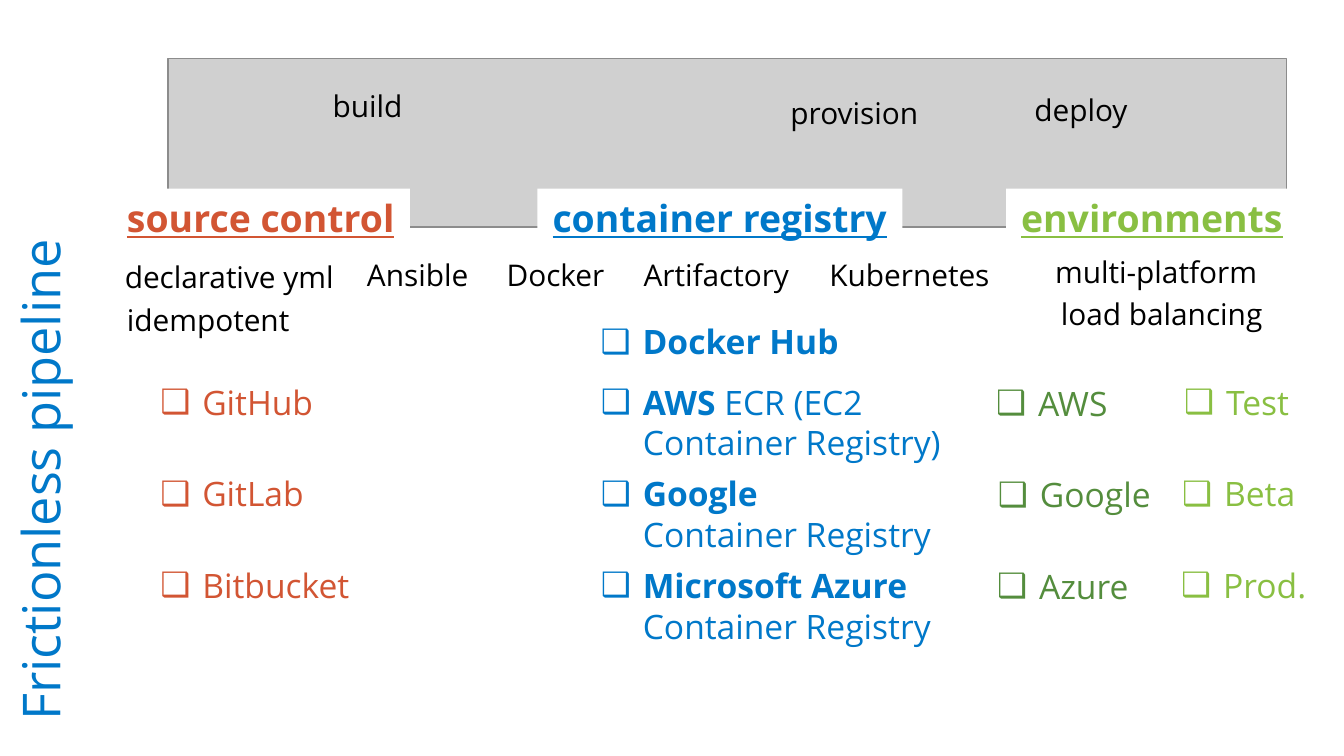
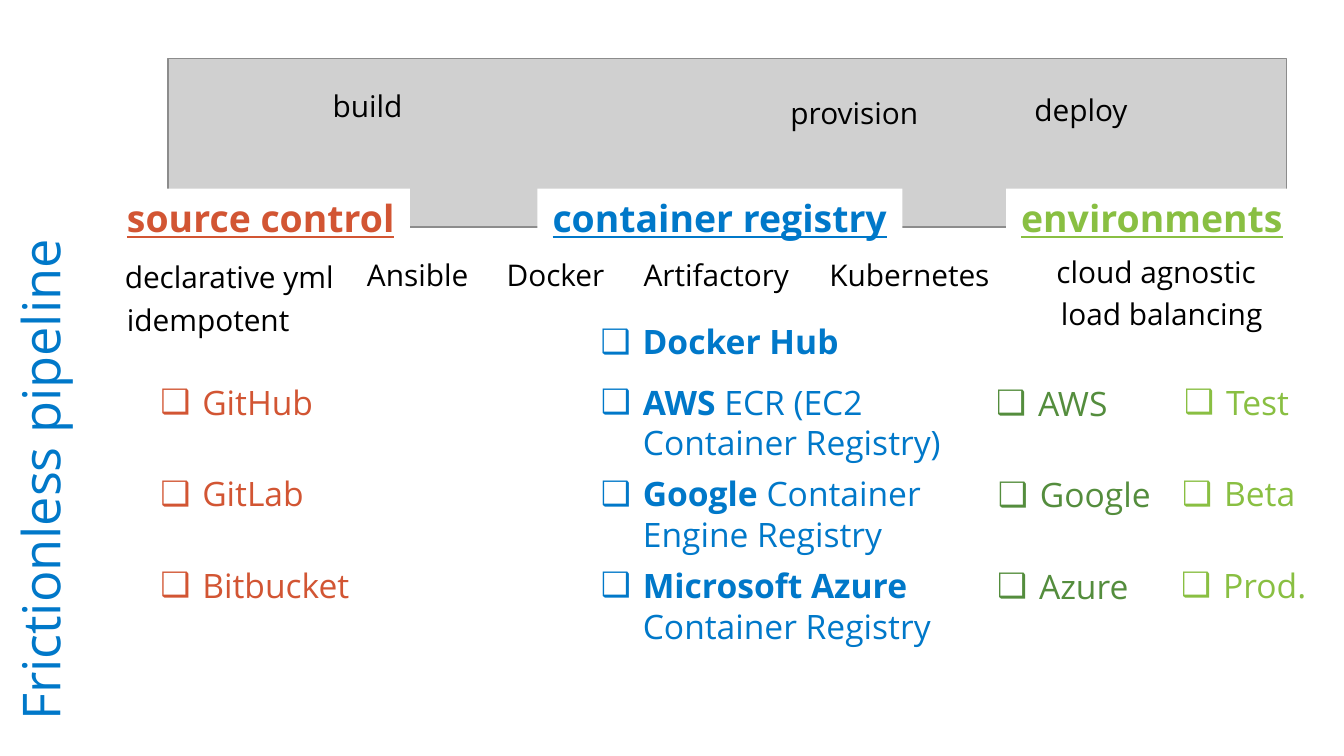
Before and after one commit to rkuma183/wilsonmar.github.io, a slide deck: slide 3 of fig/shippable_v01.pptx. Drawn at 1344x756 pixels with LibreOffice and Linux fonts; fonts in the diff are those of the drawing; grey boxes stand for pictures. Boxes give left, top, right and bottom in pixels: in the first picture for what was removed or moved away, otherwise in the second. Text is boxed around its words. In the diff, an @@ line names an element or a change of style, - is before the commit and + after.

```diff
--- a/fig/shippable_v01.pptx
+++ b/fig/shippable_v01.pptx
@@ text at bbox=[1056, 260, 1256, 290]: text changed @@
-multi-platform
+cloud agnostic
@@ text at bbox=[643, 480, 921, 555]: text changed @@
-❑ Google
-  Container Registry
+❑ Google Container Engine Registry
```
Also in this commit, not shown: 1 other file.
